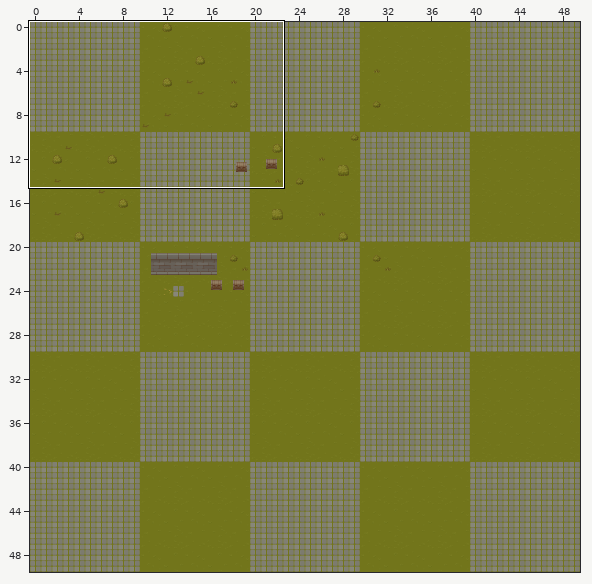
Tiled map, stored at PixiJS/assets/tilemaps/TreasureHunter2D.tmx. The picture above shows the old version from afar; the outline marks the close-up.
Close-up. The starting point:
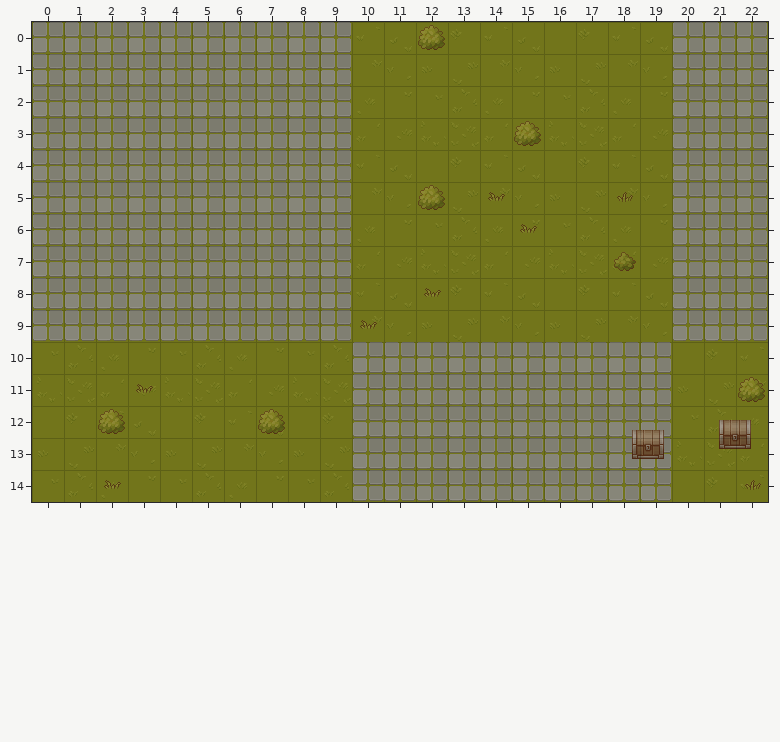
Cells are 32x32 px. Shown: x 0..22, y 0..14. The commit also changed other parts of the map, which this record leaves out.
After:
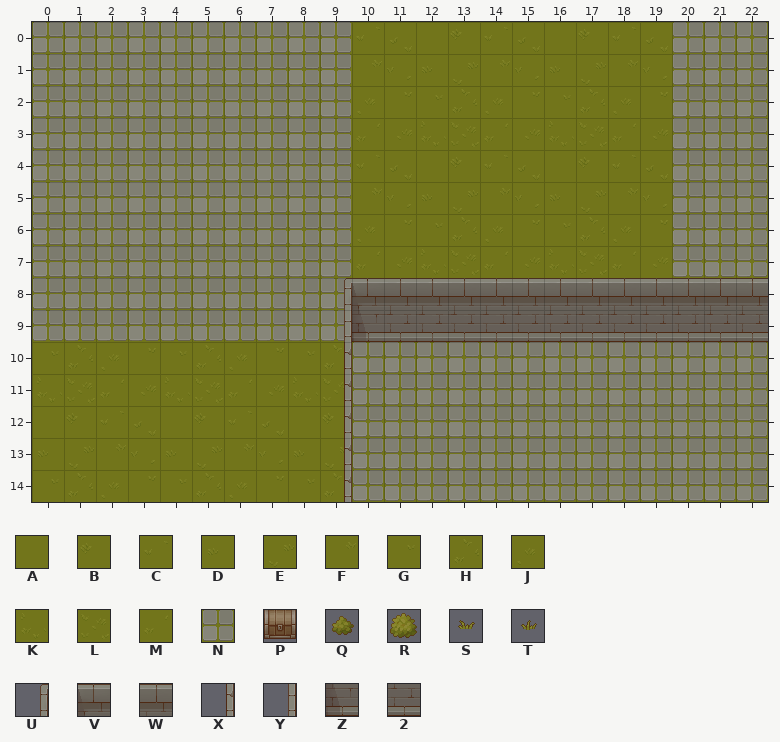
Key: from "GrassTileset": A 0, B 1, C 2, D 8, E 9, F 10, G 16, H 17, J 18, K 24, L 25, M 26, N 32; from "ObjectsTileset": P 19; from "PlantsTileset": Q 97, R 99, S 192, T 193; from "WallTileset": U 20, V 21, W 22, X 26, Y 36, Z 37, 2 38.
_ is an empty cell.
Objects are placed by their top-left corner, in cells (3,4 is the top-left corner of cell 3,4); size is 1x1 cell unless given.
Change:
Layer "GroundLayer":
y 10: x 20..22 ABC -> NNN
y 11: x 20..22 DEF -> NNN
y 12: x 20..22 GHJ -> NNN
y 13: x 20..22 KLM -> NNN
y 14: x 20..22 ABC -> NNN
Layer "PlantLayer":
y 0: x 12 R -> _
y 3: x 15 R -> _
y 5: x 12 R -> _; x 14 S -> _; x 18 T -> _
y 6: x 15 S -> _
y 7: x 18 Q -> _
y 8: x 12 S -> _
y 9: x 10 S -> _
y 11: x 3 S -> _; x 22 R -> _
y 12: x 2 R -> _; x 7 R -> _
y 14: x 2 S -> _; x 22 T -> _
Layer "ObjectLayer":
removed: P "ChestSuperObject" at 21.5,12.4
removed: P "ChestSuperObject" at 18.8,12.8
Layer "Walls":
y 8: x 9..22 ______________ -> UVWWWWWWWWWWWW
y 9: x 9..22 ______________ -> YZ222222222222
y 10..14: x 9 _ -> X
